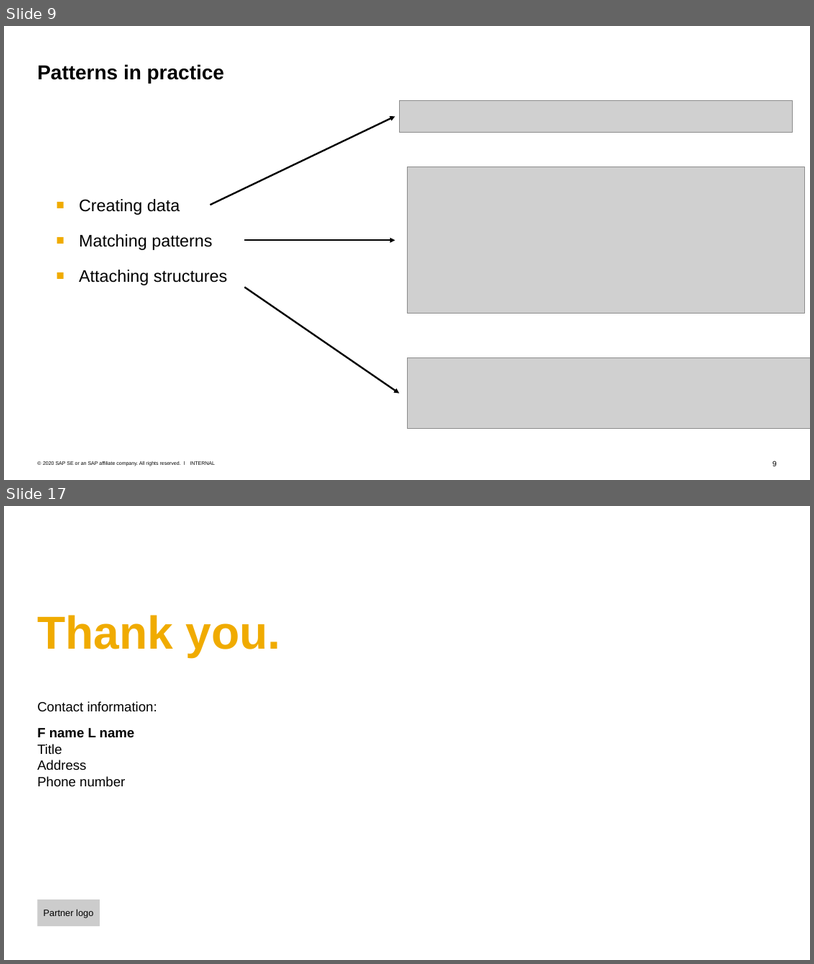
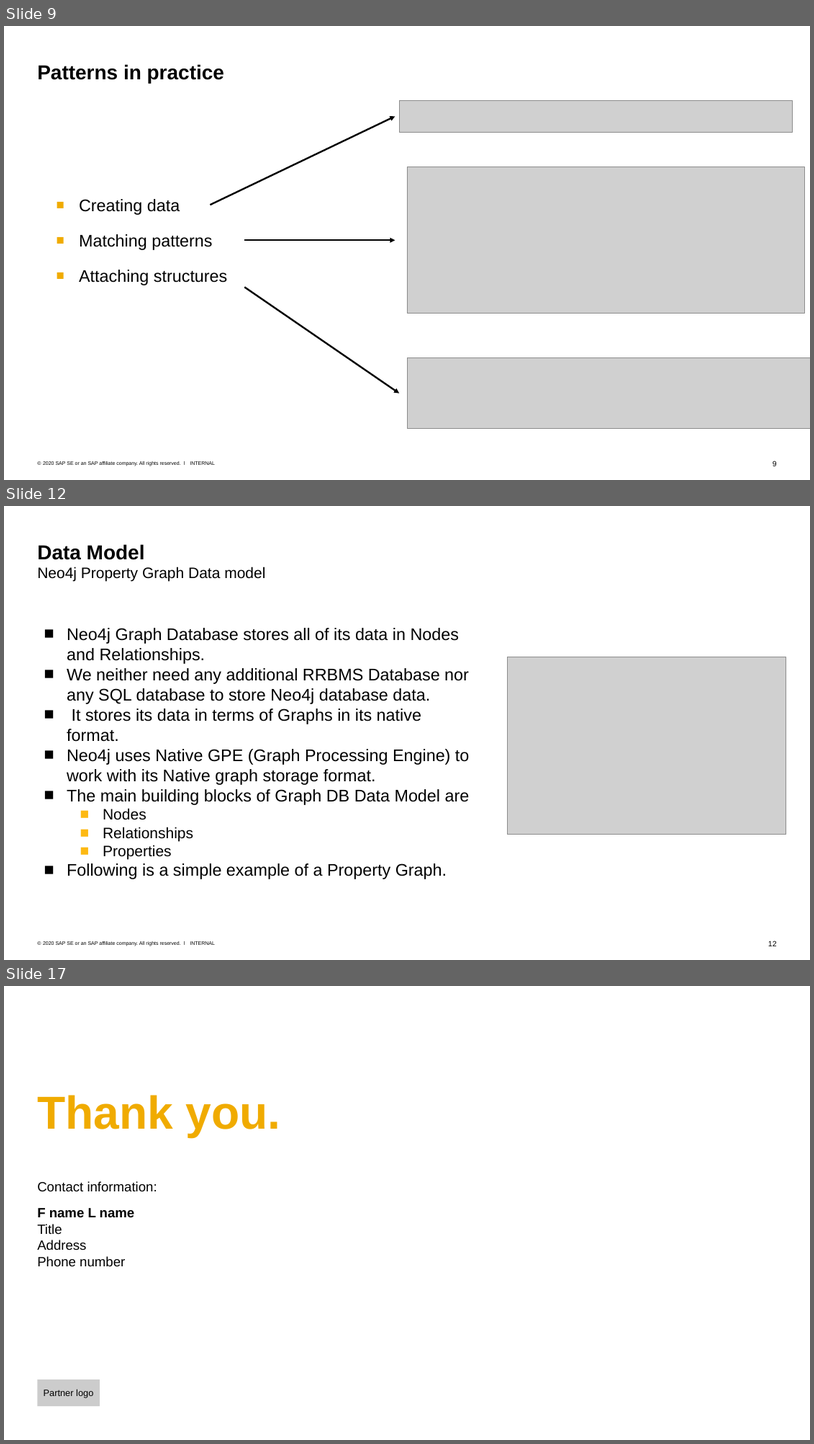
Before and after one commit to Voidkai/Survey_on_NoSQL, a slide deck: NoSQL/The_Survey_On_Neo4j.pptx. Shown one above the other, each under a label of ours: slides 9 and 17 before the commit, slides 9, 12 and 17 after it; the slides between them are not shown. The pictures are 814x964 and 814x1444 pixels, drawn with LibreOffice and Linux fonts; fonts in the diff are those of the drawing; grey boxes stand for pictures; background and template pictures are left out. Boxes give left, top, right and bottom in pixels: in the first picture for what was removed or moved away, otherwise in the second. Text is boxed around its words. In the diff, an @@ line names an element or a change of style, - is before the commit and + after.

```diff
--- a/NoSQL/The_Survey_On_Neo4j.pptx
+++ b/NoSQL/The_Survey_On_Neo4j.pptx
@@ slide 12 added at [4, 506, 810, 960], background #FFFFFF; not listed: 3 template elements that a slide beside it also shows @@
@@ title added at [37, 544, 265, 582], 18 pt, text #000000 @@
+Data Model
+Neo4j Property Graph Data model
@@ text added at [67, 628, 470, 879], 20 pt, text #000000 @@
+■ Neo4j Graph Database stores all of its data in Nodes and Relationships.
+■ We neither need any additional RRBMS Database nor any SQL database to store Neo4j database data.
+■ It stores its data in terms of Graphs in its native format.
+■ Neo4j uses Native GPE (Graph Processing Engine) to work with its Native graph storage format.
+■ The main building blocks of Graph DB Data Model are
+  ■ Nodes
+  ■ Relationships
+  ■ Properties
+■ Following is a simple example of a Property Graph.
@@ picture added at [507, 656, 786, 834] @@
```
Also in this commit, not shown: 1 slide changed, 5 other slides added, 24 slides removed, 1 other file.
